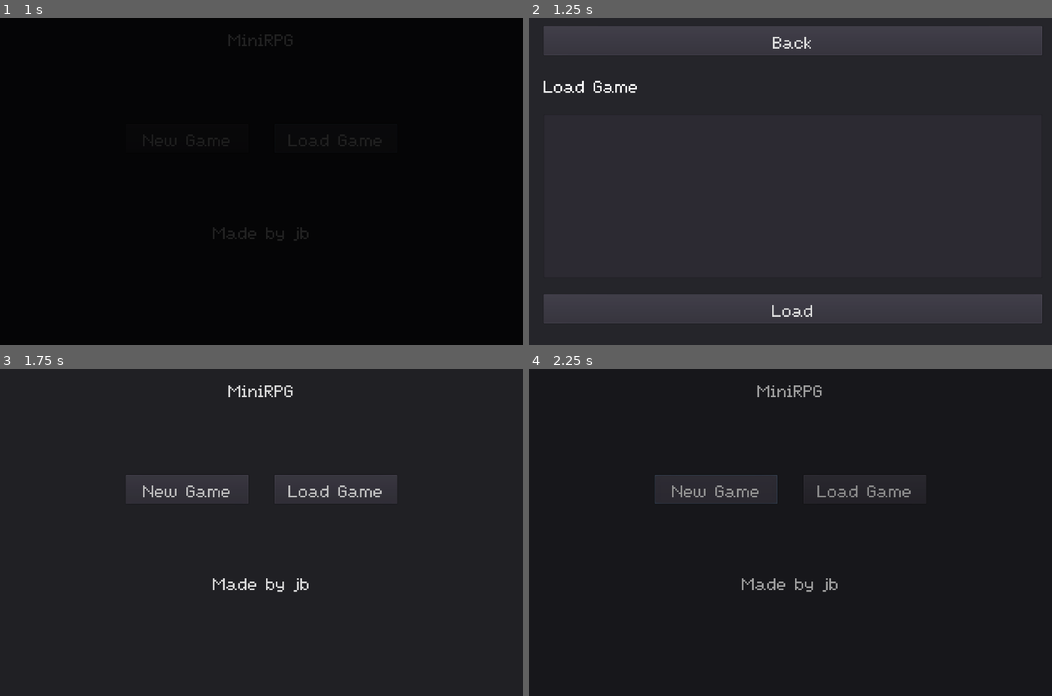
Above: before the commit, frames 1-4 (two rows, left to right).
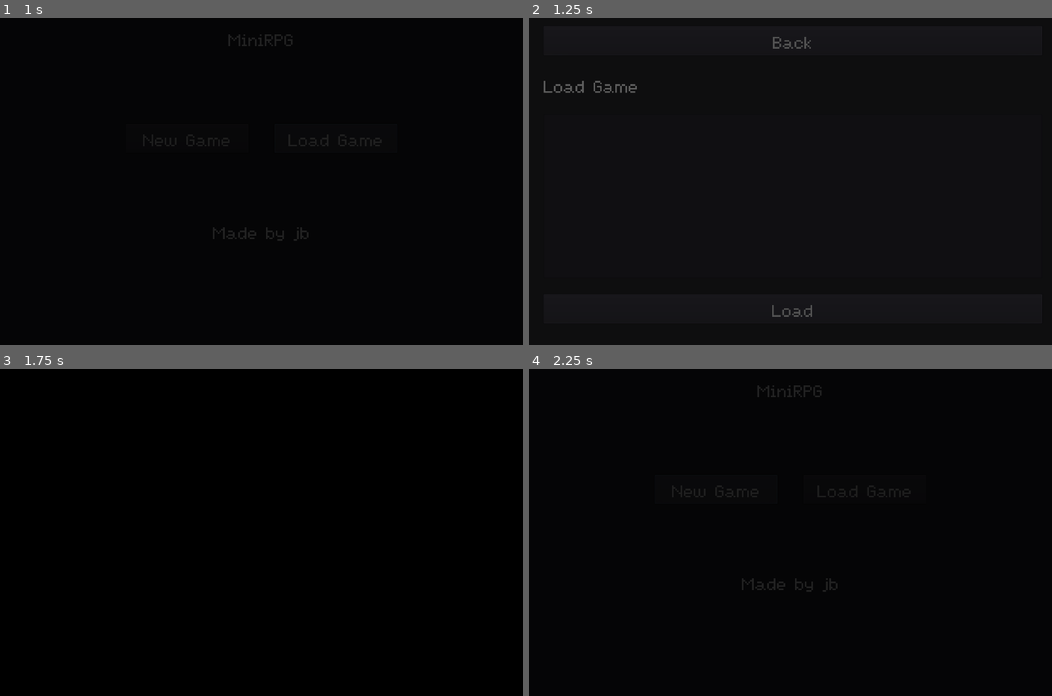
Above: after the commit, the same moments.

Repository: majormunky/MiniRPG
Game: Godot game, scene res://scenes/MainMenu.tscn
The game is run twice, just before and just after one commit, with the same random seed, the same clock (stepped at 60 frames per second) and the same inputs.
Inputs:
- Up to frame 1 (1 s): click "Load Game" at 0.5 s
- Up to frame 2 (1.25 s): no input
- Up to frame 3 (1.75 s): click "Back" at 1.25 s
- Up to frame 4 (2.25 s): click "New Game" at 2 s

Frame 1 is identical in both runs. In frame 2, 99% of the frame differs, in the area x 0-100%, y 0-100%; in frame 3, 100%; in frame 4, 4.6%.

Commit message:
Added transitions between the main menu and load game screens

Diff:
--- a/scenes/LoadGame.gd
+++ b/scenes/LoadGame.gd
@@ -1,10 +1,12 @@
 extends Control
 
 onready var save_game_list = $MarginContainer/VBoxContainer/ItemList
+onready var transition = $TransitionRect
 var saved_game_file_list = null
 
 func _ready():
 	print("Load Game - Ready")
+	transition.fadeOut()
 	var saved_games = File.new()
 	saved_games.open("user://savedgames.save", File.READ)
 	var text = saved_games.get_as_text()
@@ -61,4 +63,6 @@
 
 
 func _on_BackButton_pressed():
+	transition.fadeIn()
+	yield(get_tree().create_timer(0.5), "timeout")
 	get_tree().change_scene("res://scenes/MainMenu.tscn")
--- a/scenes/LoadGame.tscn
+++ b/scenes/LoadGame.tscn
@@ -1,7 +1,8 @@
-[gd_scene load_steps=3 format=2]
+[gd_scene load_steps=4 format=2]
 
 [ext_resource path="res://assets/MainTheme.tres" type="Theme" id=1]
 [ext_resource path="res://scenes/LoadGame.gd" type="Script" id=2]
+[ext_resource path="res://scenes/TransitionRect.tscn" type="PackedScene" id=3]
 
 [node name="LoadGame" type="Control"]
 anchor_right = 1.0
@@ -66,5 +67,8 @@
 theme = ExtResource( 1 )
 text = "Load"
 
+[node name="TransitionRect" parent="." instance=ExtResource( 3 )]
+color = Color( 0, 0, 0, 1 )
+
 [connection signal="pressed" from="MarginContainer/VBoxContainer/BackButton" to="." method="_on_BackButton_pressed"]
 [connection signal="pressed" from="MarginContainer/VBoxContainer/LoadGameButton" to="." method="_on_LoadGameButton_pressed"]
